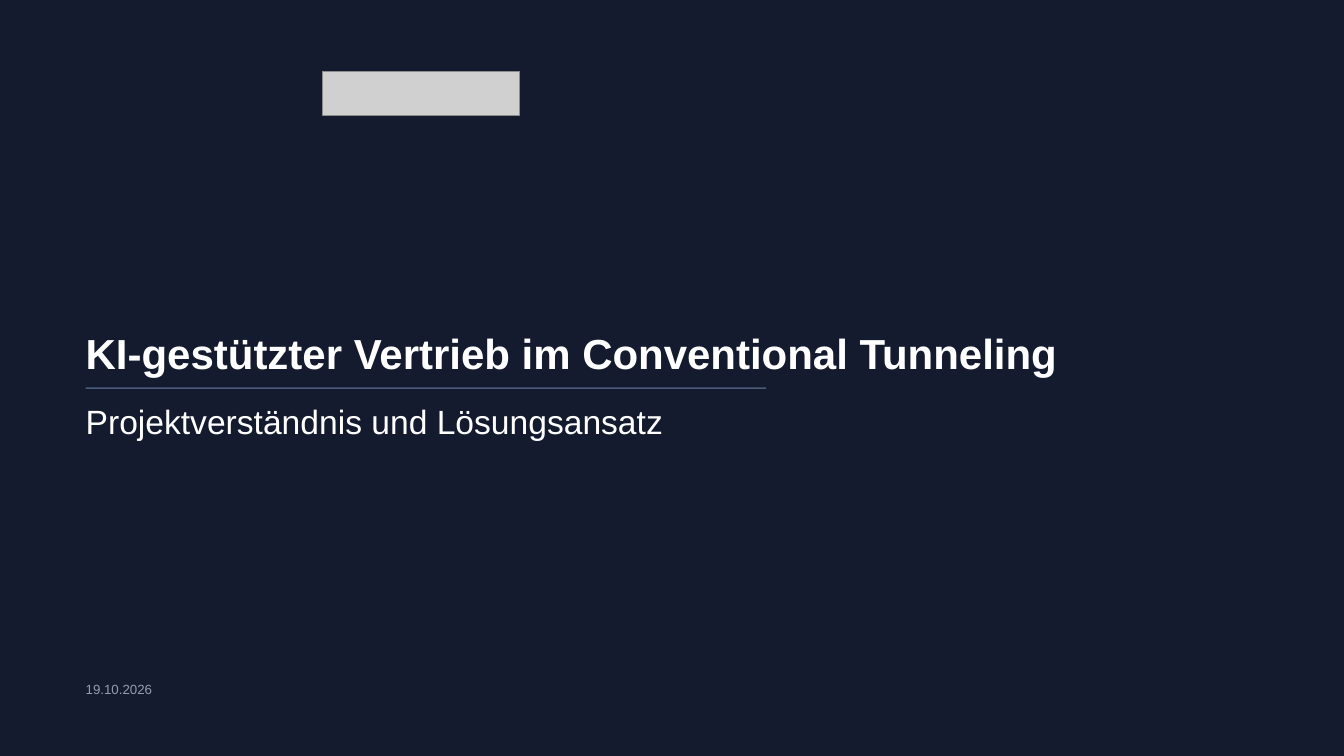
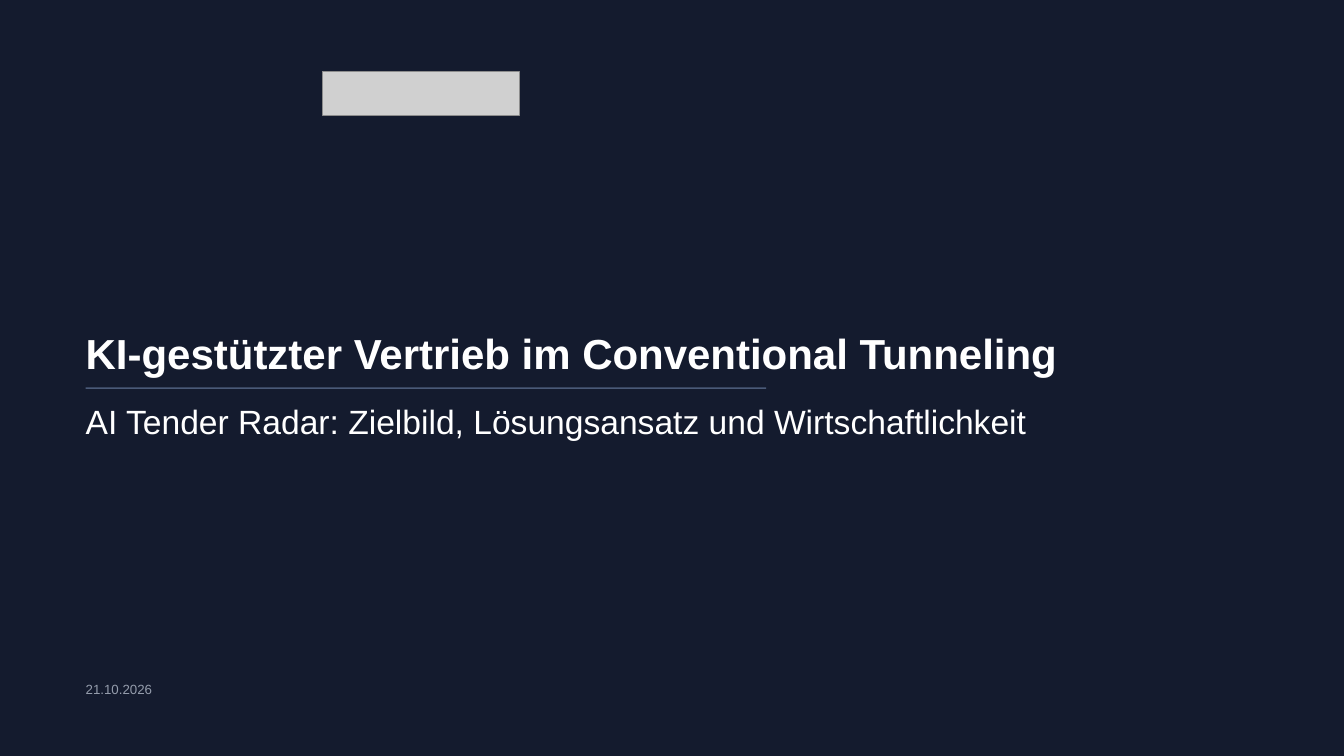
Before and after one commit to elias762/Advisory-board, a slide deck: slide 1 of vmt-ki-vertrieb-ct/VMT_KI_Vertrieb_CT.pptx. Drawn at 1344x756 pixels with LibreOffice and Linux fonts; fonts in the diff are those of the drawing; grey boxes stand for pictures; background and template pictures are left out. Boxes give left, top, right and bottom in pixels: in the first picture for what was removed or moved away, otherwise in the second. Text is boxed around its words. In the diff, an @@ line names an element or a change of style, - is before the commit and + after.

```diff
--- a/vmt-ki-vertrieb-ct/VMT_KI_Vertrieb_CT.pptx
+++ b/vmt-ki-vertrieb-ct/VMT_KI_Vertrieb_CT.pptx
@@ text at <box>86,409,1026,441</box>: text changed @@
-Projektverständnis und Lösungsansatz
+AI Tender Radar: Zielbild, Lösungsansatz und Wirtschaftlichkeit
@@ text at <box>86,685,152,694</box>: text changed @@
-19.10.2026
+21.10.2026
```
Also in this commit, not shown: 7 slides added, 4 slides removed, 1 other file.
